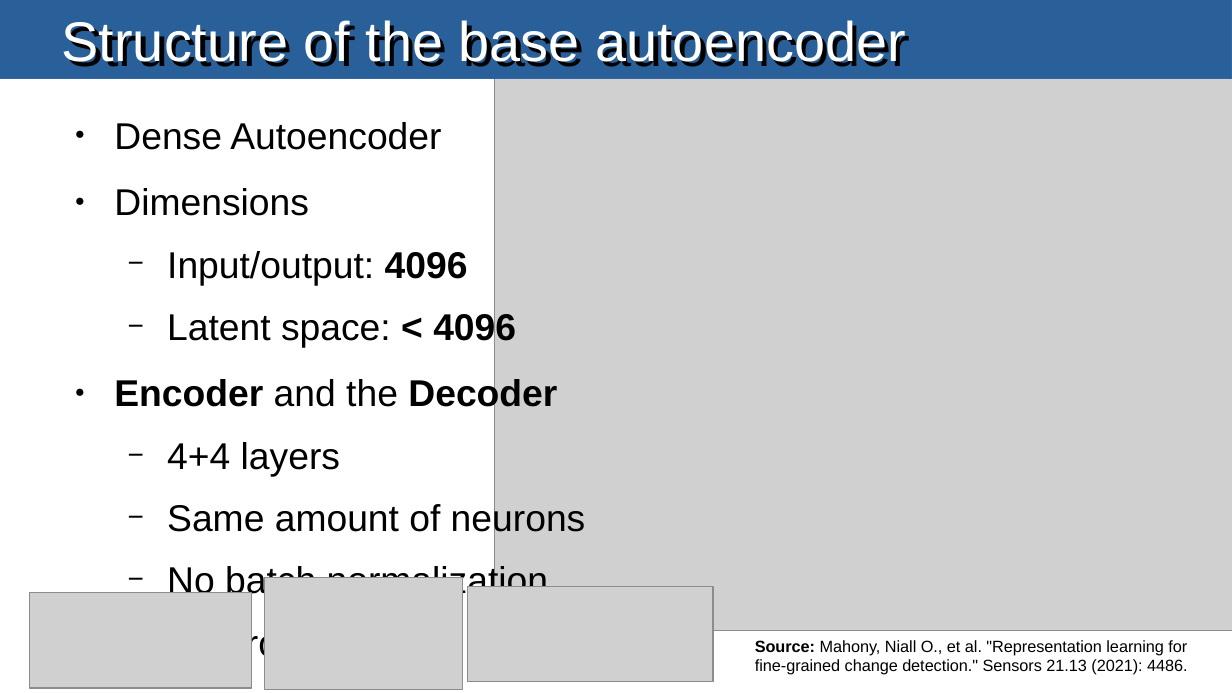
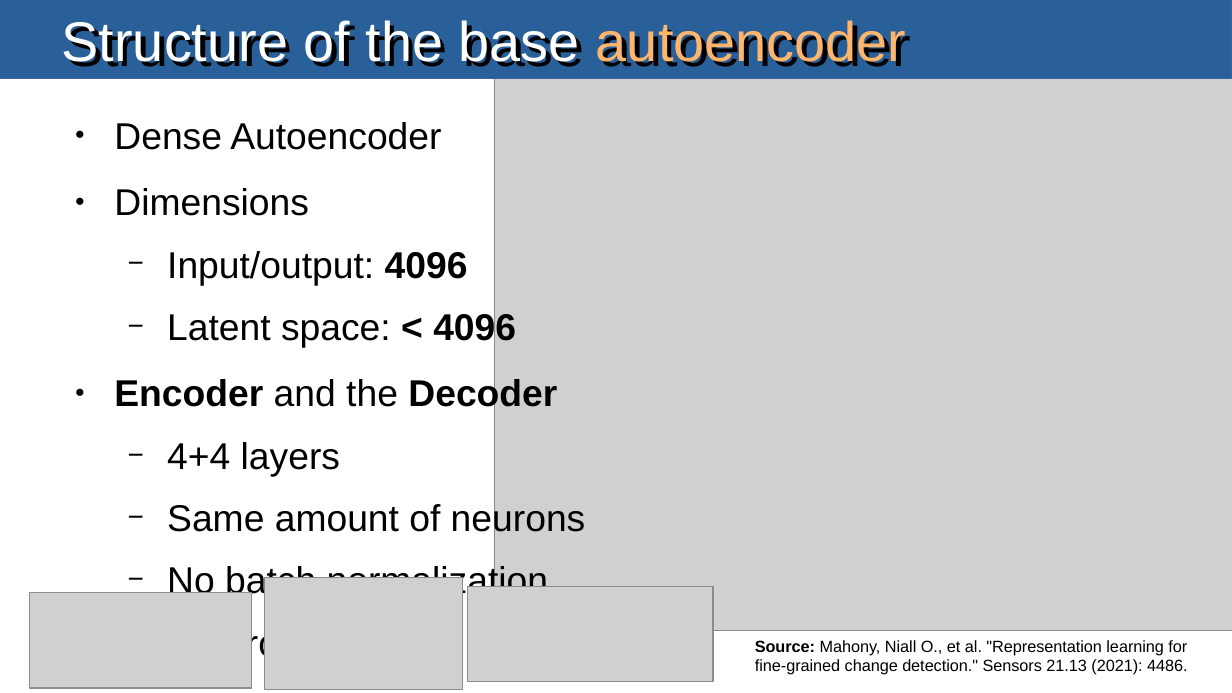
Before and after one commit to masterdesky/presentations, a slide deck: slide 7 of pozsony-202307/presentation/denoising.odp. Drawn at 1232x693 pixels with LibreOffice and Linux fonts; fonts in the diff are those of the drawing; grey boxes stand for pictures. Boxes give left, top, right and bottom in pixels: in the first picture for what was removed or moved away, otherwise in the second. Text is boxed around its words. In the diff, an @@ line names an element or a change of style, - is before the commit and + after.

```diff
--- a/pozsony-202307/presentation/denoising.odp
+++ b/pozsony-202307/presentation/denoising.odp
@@ title "Structure of the base autoencoder" at [62,20,907,67]: text colour #FFFFFF to #FFB66C in "autoencoder" @@
```
Also in this commit, not shown: 3 other slides changed, 2 slides added, 2 slides removed, 1 other file.
